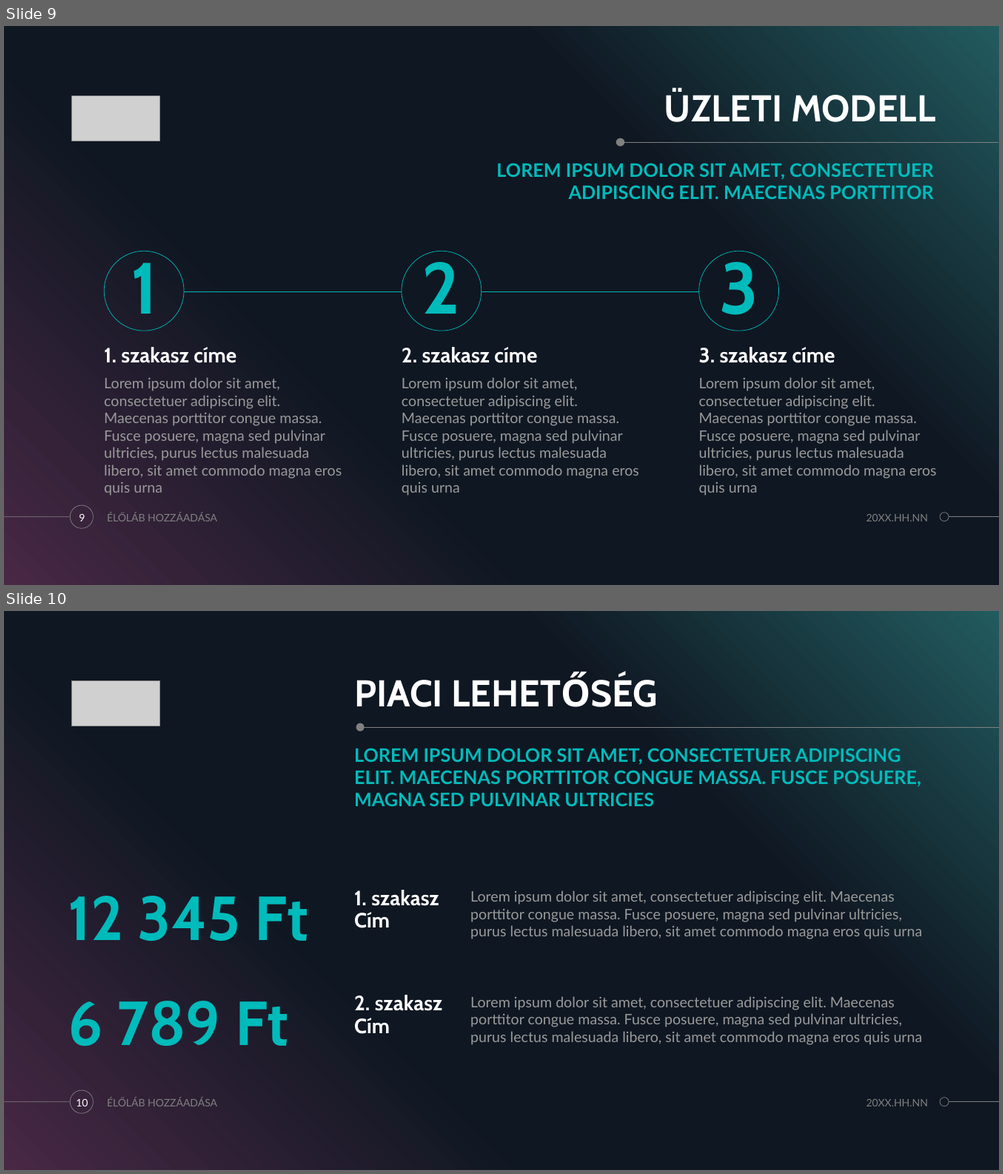
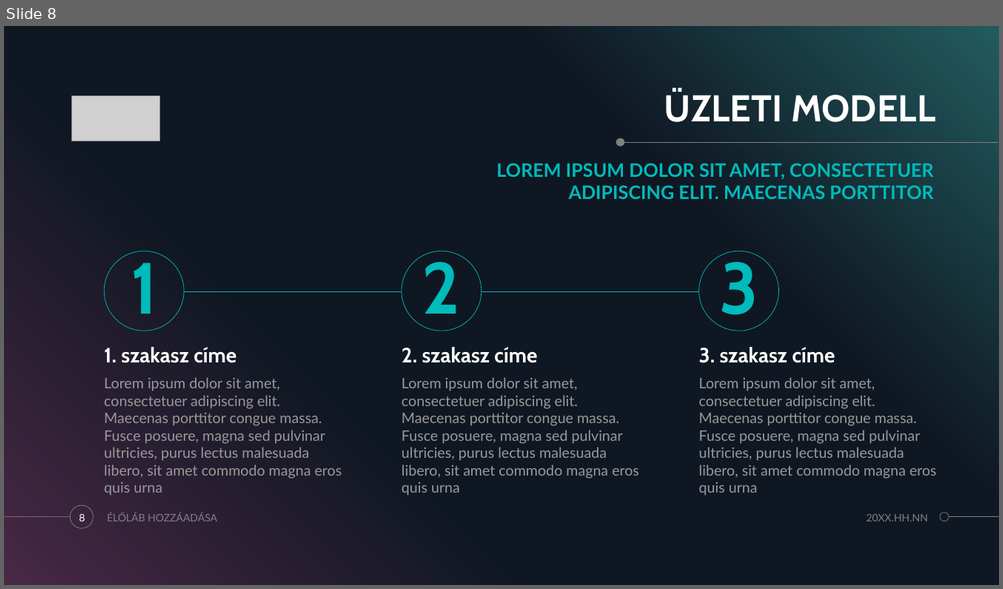
Before and after one commit to zamboilles21/terfelszinszamitas, a slide deck: documentation/PPT/TerFelSzoft.pptx. Shown one above the other, each under a label of ours: slides 9 and 10 before the commit, slide 8 after it. The pictures are 1003x1174 and 1003x589 pixels, drawn with LibreOffice and Linux fonts; fonts in the diff are those of the drawing; grey boxes stand for pictures. Boxes give left, top, right and bottom in pixels: in the first picture for what was removed or moved away, otherwise in the second. Text is boxed around its words. In the diff, an @@ line names an element or a change of style, - is before the commit and + after.

```diff
--- a/documentation/PPT/TerFelSzoft.pptx
+++ b/documentation/PPT/TerFelSzoft.pptx
@@ slide 10 removed at (4, 611, 999, 1170), background #000000; not listed: 5 template elements that a slide beside it also shows @@
@@ picture removed at (72, 681, 160, 726) @@
@@ title removed at (354, 680, 443, 707) @@
-PIACI LEHETŐSÉG
@@ line removed from (999, 727) to (356, 727) @@
@@ ellipse removed at (356, 723, 364, 731) @@
@@ text removed at (354, 748, 921, 806) @@
-LOREM IPSUM DOLOR SIT AMET, CONSECTETUER ADIPISCING ELIT. MAECENAS PORTTITOR CONGUE MASSA. FUSCE POSUERE, MAGNA SED PULVINAR ULTRICIES
@@ text removed at (68, 896, 308, 941) @@
-12 345 Ft
@@ text removed at (354, 890, 439, 928) @@
-1. szakasz
-Cím
@@ text removed at (470, 891, 922, 940) @@
-Lorem ipsum dolor sit amet, consectetuer adipiscing elit. Maecenas porttitor congue massa. Fusce posuere, magna sed pulvinar ultricies, purus lectus malesuada libero, sit amet commodo magna eros quis urna
@@ text removed at (68, 1001, 288, 1046) @@
-6 789 Ft
@@ text removed at (354, 995, 443, 1034) @@
-2. szakasz
-Cím
@@ text removed at (470, 997, 922, 1045) @@
-Lorem ipsum dolor sit amet, consectetuer adipiscing elit. Maecenas porttitor congue massa. Fusce posuere, magna sed pulvinar ultricies, purus lectus malesuada libero, sit amet commodo magna eros quis urna
@@ text removed at (107, 1097, 217, 1107) @@
-ÉLŐLÁB HOZZÁADÁSA
@@ page number removed at (76, 1099, 88, 1107) @@
-10
@@ text removed at (866, 1099, 928, 1107) @@
-20XX.HH.NN
@@ what was slide 9 is now slide 8 @@
@@ page number at (79, 514, 85, 522): text changed @@
-9
+8
```
Also in this commit, not shown: 3 slides changed, 4 slides added, 13 other slides removed, 2 other files.
